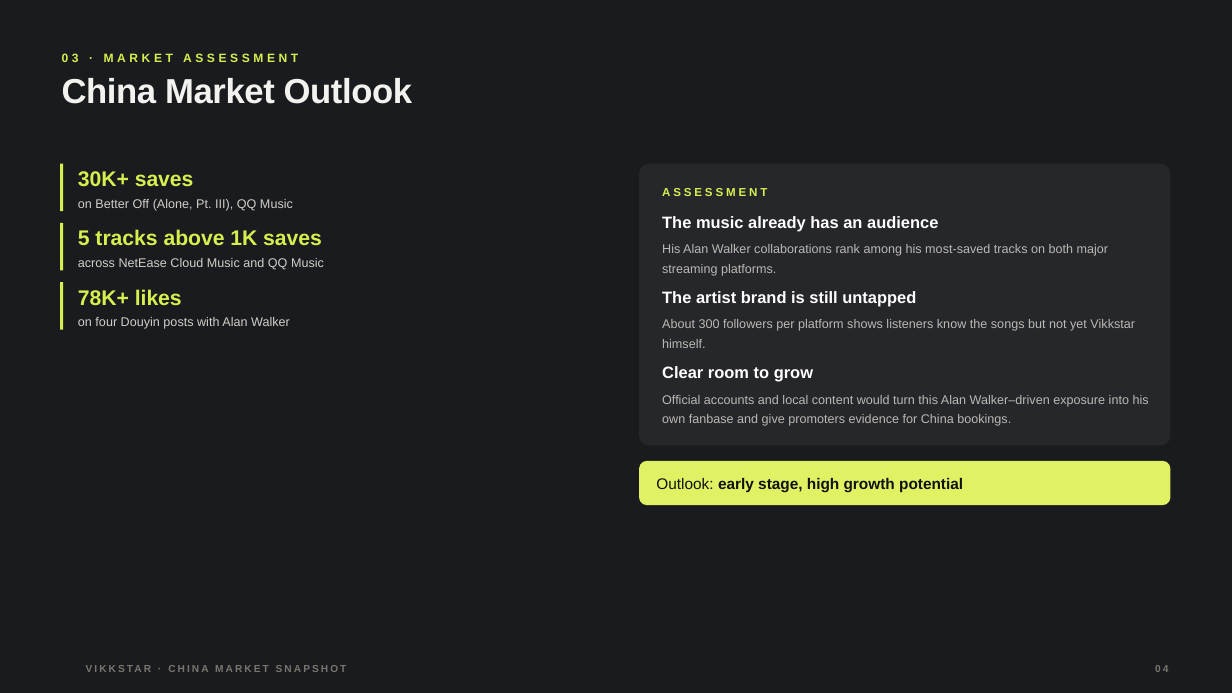
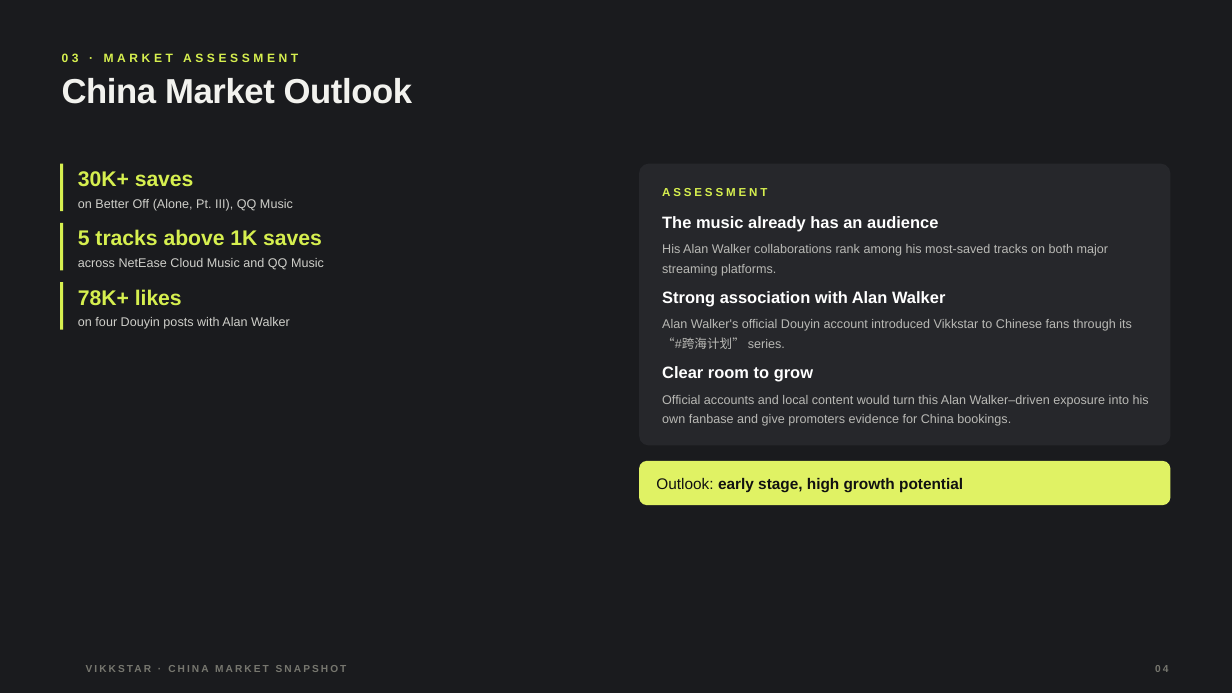
Before and after one commit to ala74noob-cloud/lumigithub, a slide deck: slide 4 of vikkstar-china-report/Vikkstar_China_Market_Snapshot.pptx. Drawn at 1232x693 pixels with LibreOffice and Linux fonts; fonts in the diff are those of the drawing; background and template pictures are left out. Boxes give left, top, right and bottom in pixels: in the first picture for what was removed or moved away, otherwise in the second. Text is boxed around its words. In the diff, an @@ line names an element or a change of style, - is before the commit and + after.

```diff
--- a/vikkstar-china-report/Vikkstar_China_Market_Snapshot.pptx
+++ b/vikkstar-china-report/Vikkstar_China_Market_Snapshot.pptx
@@ text at (662, 291, 945, 307): text changed @@
-The artist brand is still untapped
+Strong association with Alan Walker
@@ text at (662, 319, 1132, 349): text changed @@
-About 300 followers per platform shows listeners know the songs but not yet Vikkstar himself.
+Alan Walker's official Douyin account introduced Vikkstar to Chinese fans through its “#跨海计划” series.
```
Also in this commit, not shown: 1 other slide changed, 2 other files.
